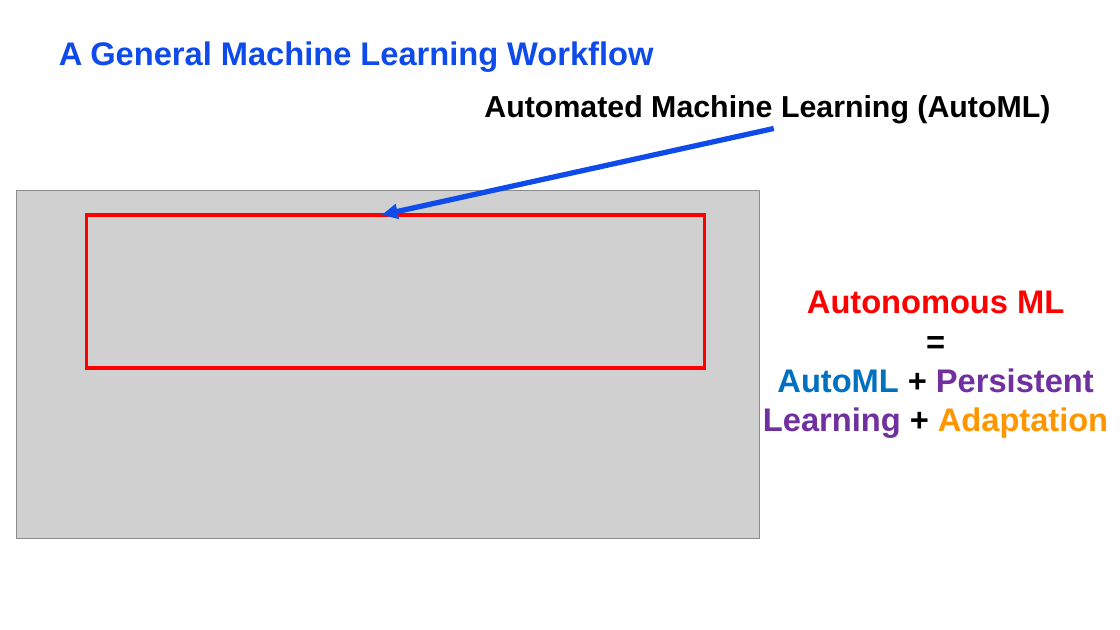
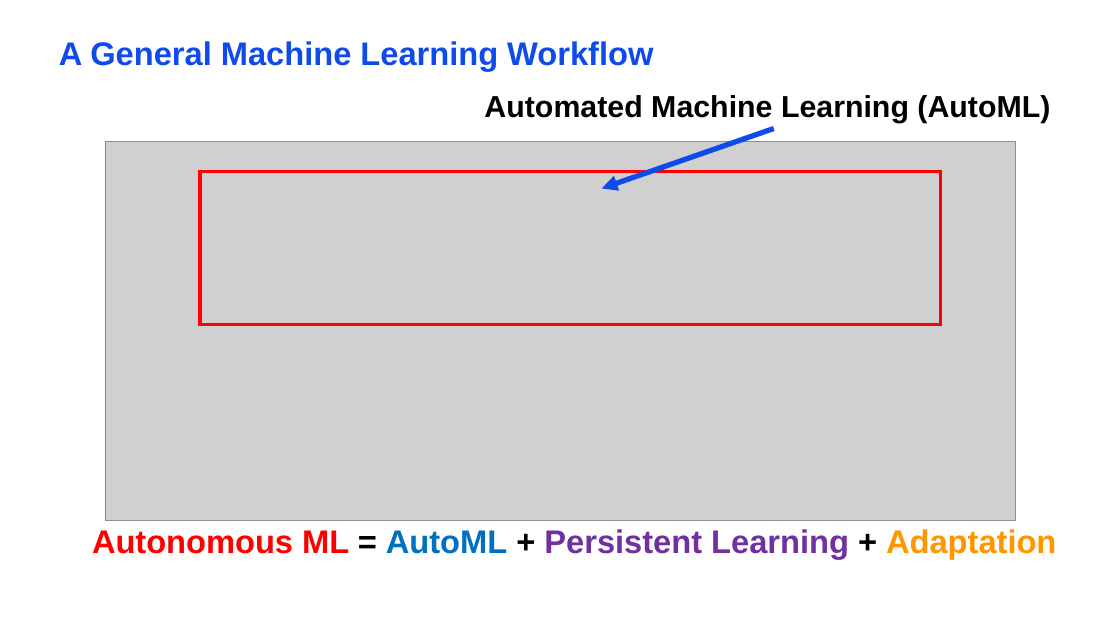
Before and after one commit to UTS-CASLab/AutoML-Tutorial, a slide deck: slide 4 of Lecture/AutoML Tutorial.pptx. Drawn at 1120x630 pixels with LibreOffice and Linux fonts; fonts in the diff are those of the drawing; grey boxes stand for pictures; background and template pictures are left out. Boxes give left, top, right and bottom in pixels: in the first picture for what was removed or moved away, otherwise in the second. Text is boxed around its words. In the diff, an @@ line names an element or a change of style, - is before the commit and + after.

Commit message:
Update presentation slides

```diff
--- a/Lecture/AutoML Tutorial.pptx
+++ b/Lecture/AutoML Tutorial.pptx
@@ picture: place and size @@
-picture at [17,191,760,539]
+picture at [105,142,1015,521]
@@ arrow moved from (774, 129) - (382, 215) to (774, 129) - (602, 188) @@
@@ rectangle: place and size @@
-rectangle at [87,215,705,368]
+rectangle at [200,171,941,324]
@@ text at [92,529,1056,559]: text changed @@
-Autonomous ML
-=
-AutoML + Persistent Learning + Adaptation
+Autonomous ML = AutoML + Persistent Learning + Adaptation
```
